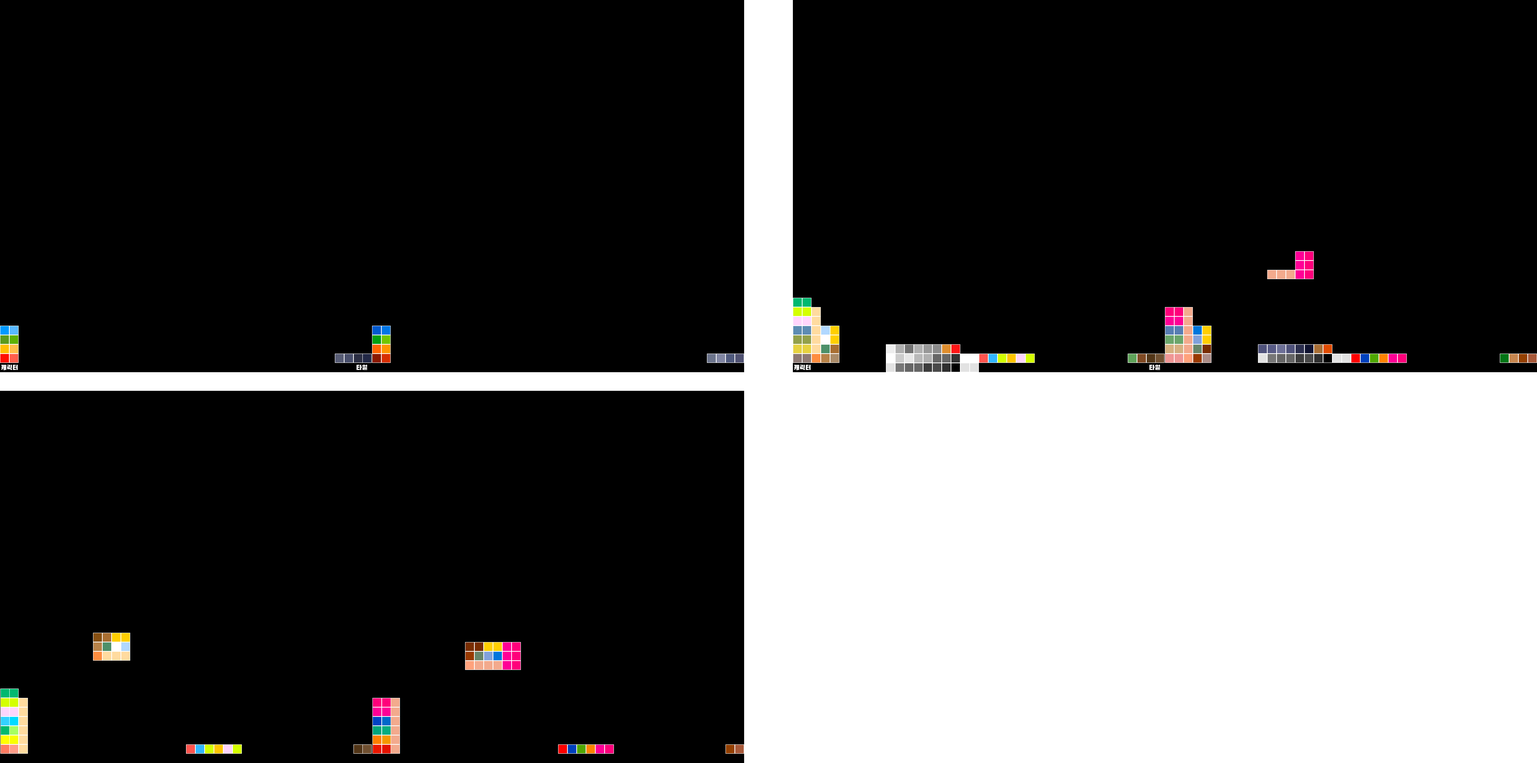
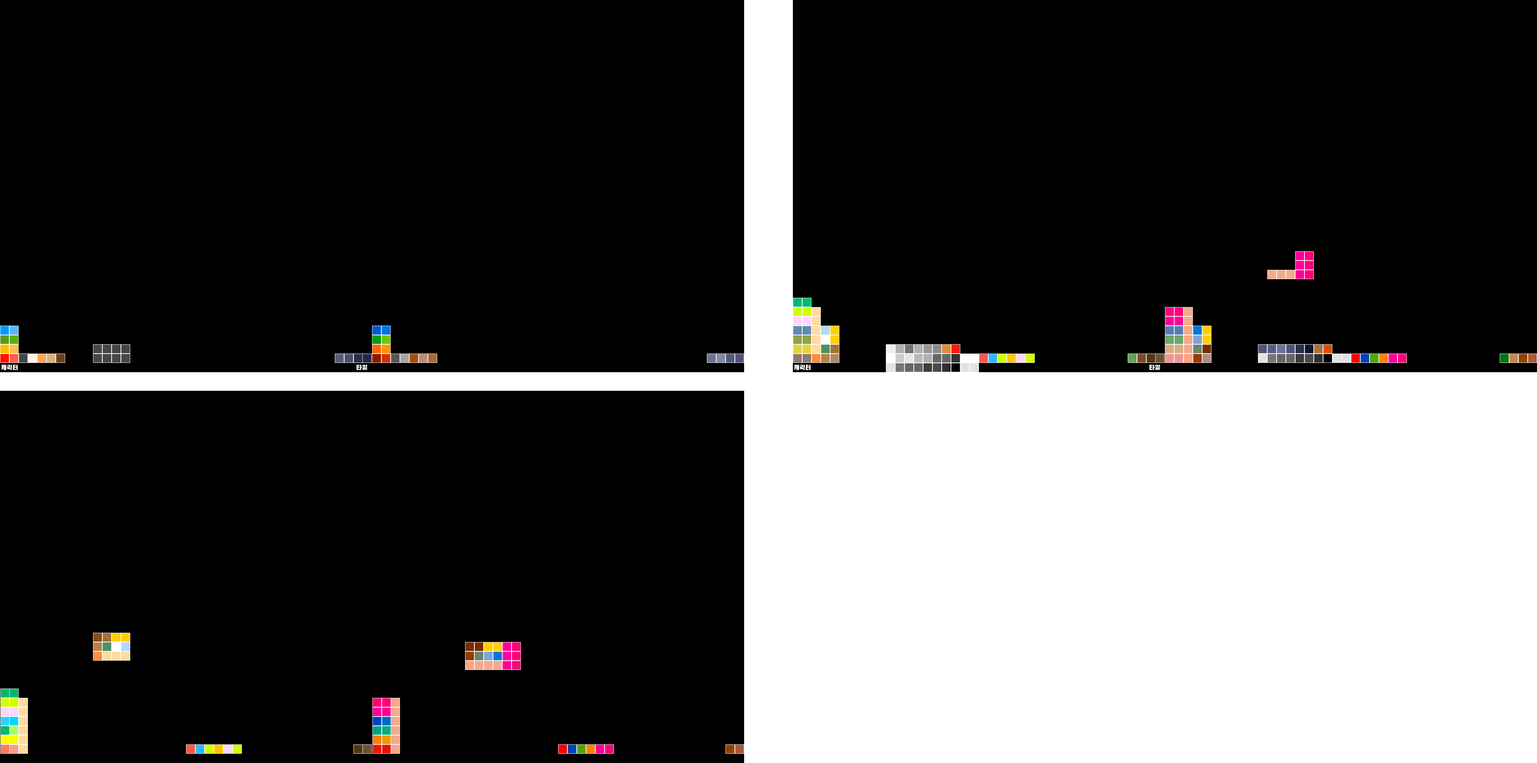
Comparing the layer stacks of the two w=1537, h=763 images. Changes:
added layer "사각형 1 copy 8" in group "Block-EM" over 427, 353, 438, 363
added layer "사각형 1 copy 7" (1st of 2, in "Block-EM") in group "Block-EM" over 418, 353, 428, 363
added layer "사각형 1 copy 7" (2nd of 2, in "Block-EM") in group "Block-EM" over 409, 353, 419, 363
added layer "사각형 1 copy 4" (1st of 2, in "Block-EM") in group "Block-EM" over 399, 353, 410, 363
added layer "사각형 1 copy 4" (2nd of 2, in "Block-EM") in group "Block-EM" over 390, 353, 400, 363
added layer "사각형 1 copy 6" in group "Block-BM" over 55, 353, 66, 363
added layer "사각형 1 copy 5" (1st of 2, in "Block-BM") in group "Block-BM" over 46, 353, 56, 363
added layer "사각형 1 copy 5" (2nd of 2, in "Block-BM") in group "Block-BM" over 37, 353, 47, 363
added layer "사각형 1 copy 3" (1st of 2, in "Block-BM") in group "Block-BM" over 27, 353, 38, 363
added layer "사각형 1 copy 12" (1st of 4, in "Block-BM") in group "Block-BM" over 120, 344, 131, 354
added layer "사각형 1 copy 12" (2nd of 4, in "Block-BM") in group "Block-BM" over 111, 344, 121, 354
added layer "사각형 1 copy 12" (3rd of 4, in "Block-BM") in group "Block-BM" over 120, 353, 131, 363
added layer "사각형 1 copy 12" (4th of 4, in "Block-BM") in group "Block-BM" over 111, 353, 121, 363
added layer "사각형 1 copy 11" (1st of 2, in "Block-BM") in group "Block-BM" over 102, 344, 112, 354
added layer "사각형 1 copy 11" (2nd of 2, in "Block-BM") in group "Block-BM" over 93, 344, 103, 354
added layer "사각형 1 copy 10" in group "Block-BM" over 102, 353, 112, 363
added layer "사각형 1 copy 9" in group "Block-BM" over 93, 353, 103, 363
added layer "사각형 1 copy 3" (2nd of 2, in "Block-BM") in group "Block-BM" over 18, 353, 28, 363
